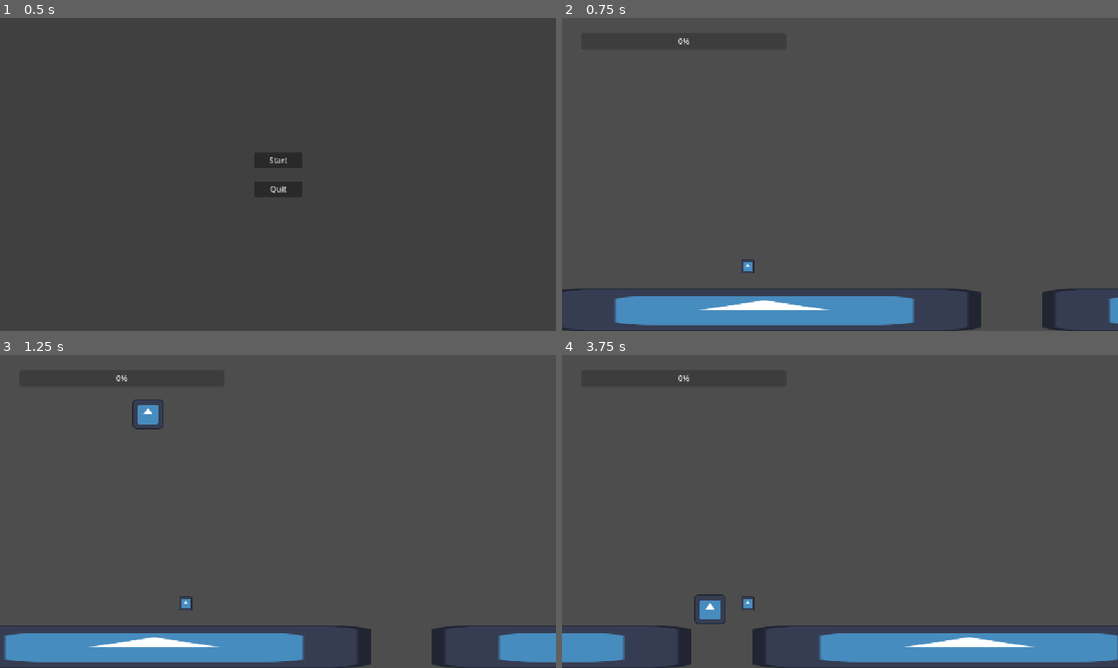
Above: before the commit, frames 1-4 (two rows, left to right).
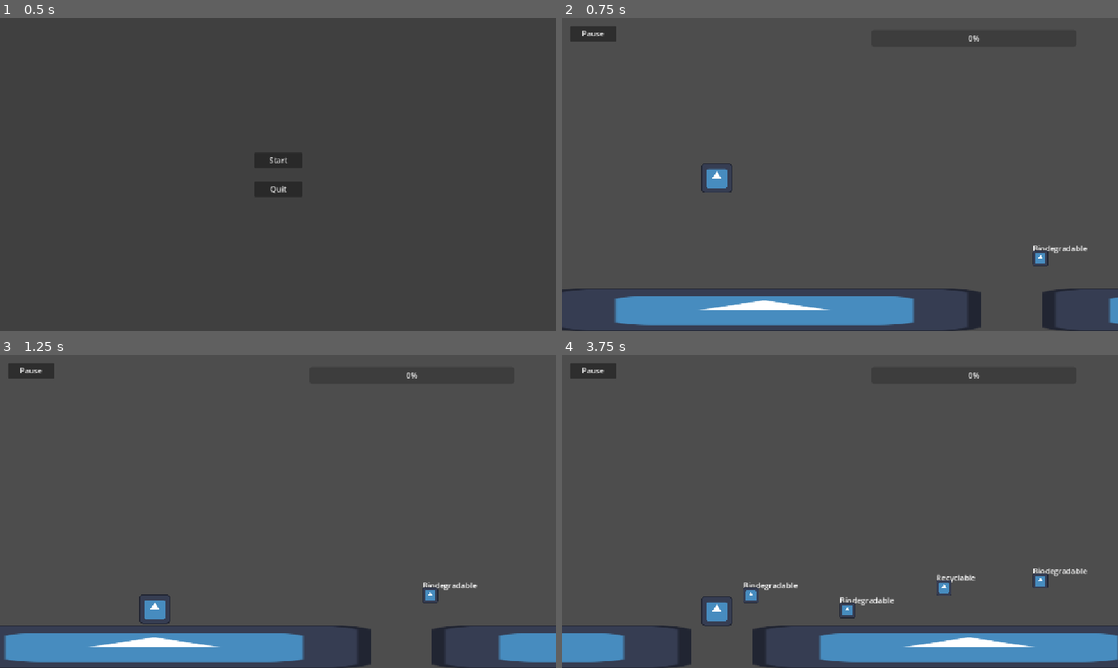
Above: after the commit, the same moments.

Repository: wends05/trash-trek
Game: Godot game, scene res://scenes/MainMenu.tscn
Two runs of this game, one before a commit and one after it. Both use one fixed random seed, a clock stepped at 60 frames per second and the inputs below. The engine's default icon, where the game draws it, is replaced by a stand-in: a white triangle on a blue panel in a dark square.
Inputs:
- Up to frame 1 (0.5 s): no input
- Up to frame 2 (0.75 s): click "Start" at 0.5 s
- Up to frame 3 (1.25 s): no input
- Up to frame 4 (3.75 s): tap Enter (ui_accept) at 1.25, 1.52, 2.27 s

Frame 1 is identical in both runs. In frame 2, 0.9% of the frame differs, in the area x 1-95%, y 2-82%; in frame 3, 1.1%; in frame 4, 1.4%, in the area x 1-95%, y 2-87%.
Error before the commit: Invalid access to property or key 'energy_changed' on a base object of type 'Node (game.gd)'. (res://scripts/energy.gd:7)

Commit message:
trash spawner logic, trash remover logic, trash collection logic, temporary display logic, physics layers

Diff:
--- a/project.godot
+++ b/project.godot
@@ -41,3 +41,9 @@
 , Object(InputEventJoypadMotion,"resource_local_to_scene":false,"resource_name":"","device":0,"axis":0,"axis_value":1.0,"script":null)
 ]
 }
+
+[layer_names]
+
+2d_physics/layer_1="Player"
+2d_physics/layer_2="Terrain"
+2d_physics/layer_3="Trash"
--- a/scenes/Energy.tscn
+++ b/scenes/Energy.tscn
@@ -3,9 +3,7 @@
 [ext_resource type="Script" uid="uid://clw2lea18gqug" path="res://scripts/energy.gd" id="1_eb132"]
 
 [node name="EnergyBar" type="ProgressBar"]
-offset_left = 39.0
-offset_top = 30.0
-offset_right = 464.0
-offset_bottom = 65.0
+offset_right = 425.0
+offset_bottom = 35.0
 step = 1.0
 script = ExtResource("1_eb132")
--- a/scenes/Main.tscn
+++ b/scenes/Main.tscn
@@ -1,30 +1,52 @@
-[gd_scene load_steps=6 format=3 uid="uid://bjlwocmldl2p1"]
+[gd_scene load_steps=9 format=3 uid="uid://bjlwocmldl2p1"]
 
 [ext_resource type="Script" uid="uid://djvk4e4r7ppdn" path="res://scripts/main.gd" id="1_h6nst"]
 [ext_resource type="PackedScene" uid="uid://dyac4ihj46tig" path="res://scenes/Player.tscn" id="1_nbc6x"]
-[ext_resource type="PackedScene" uid="uid://dqgiuo0067y6w" path="res://scenes/trash.tscn" id="3_0bbpv"]
-[ext_resource type="PackedScene" path="res://scenes/Energy.tscn" id="4_rarhs"]
+[ext_resource type="PackedScene" uid="uid://decqbrmnhe0kb" path="res://scenes/Energy.tscn" id="4_rarhs"]
+[ext_resource type="PackedScene" uid="uid://b1mx2y7p6cxdw" path="res://scenes/trash_spawner.tscn" id="5_vcsgt"]
+[ext_resource type="Script" uid="uid://go4n0wcu27jd" path="res://scripts/trash_remover.gd" id="6_c01mt"]
+[ext_resource type="PackedScene" uid="uid://cnvc3c5c6c8mj" path="res://scenes/ui.tscn" id="7_nxtc6"]
 
 [sub_resource type="RectangleShape2D" id="RectangleShape2D_nbc6x"]
 size = Vector2(1139.5, 66)
+
+[sub_resource type="RectangleShape2D" id="RectangleShape2D_nxtc6"]
+size = Vector2(20, 328)
 
 [node name="Main" type="Node2D"]
 script = ExtResource("1_h6nst")
 
 [node name="Energy" parent="." instance=ExtResource("4_rarhs")]
+offset_left = 640.0
+offset_top = 24.0
+offset_right = 1065.0
+offset_bottom = 59.0
 
-[node name="Player" parent="." instance=ExtResource("1_nbc6x")]
-position = Vector2(306, -89)
+[node name="Player" parent="." node_paths=PackedStringArray("energy_bar") instance=ExtResource("1_nbc6x")]
+position = Vector2(320, 320)
+energy_bar = NodePath("../Energy")
 
 [node name="TerrainManager" type="Node2D" parent="."]
 
-[node name="Scaffholding" type="StaticBody2D" parent="."]
-collision_layer = 3
-collision_mask = 3
+[node name="Scaffolding" type="StaticBody2D" parent="."]
+collision_layer = 2
+collision_mask = 0
 
-[node name="CollisionShape2D" type="CollisionShape2D" parent="Scaffholding"]
+[node name="CollisionShape2D" type="CollisionShape2D" parent="Scaffolding"]
 position = Vector2(573.25, 614)
 shape = SubResource("RectangleShape2D_nbc6x")
 
-[node name="Trash" parent="." instance=ExtResource("3_0bbpv")]
-position = Vector2(324, 488)
+[node name="TrashSpawner" parent="." node_paths=PackedStringArray("main") instance=ExtResource("5_vcsgt")]
+main = NodePath("..")
+
+[node name="TrashRemover" type="Area2D" parent="."]
+position = Vector2(-24, 520)
+script = ExtResource("6_c01mt")
+
+[node name="CollisionShape2D" type="CollisionShape2D" parent="TrashRemover"]
+position = Vector2(-32, -40)
+shape = SubResource("RectangleShape2D_nxtc6")
+
+[node name="UI" parent="." instance=ExtResource("7_nxtc6")]
+
+[connection signal="area_entered" from="TrashRemover" to="TrashRemover" method="_on_area_entered"]
--- a/scenes/Player.tscn
+++ b/scenes/Player.tscn
@@ -10,7 +10,7 @@
 size = Vector2(48, 48)
 
 [node name="Player" type="CharacterBody2D"]
-collision_mask = 2
+collision_mask = 6
 script = ExtResource("1_62i1b")
 
 [node name="AnimatedSprite2D" type="AnimatedSprite2D" parent="."]
@@ -27,8 +27,9 @@
 shape = SubResource("RectangleShape2D_y30ri")
 
 [node name="TrashCollectionArea" type="Area2D" parent="."]
+collision_mask = 6
 
 [node name="Shape" type="CollisionShape2D" parent="TrashCollectionArea"]
 shape = SubResource("RectangleShape2D_v6fml")
 
-[connection signal="body_entered" from="TrashCollectionArea" to="." method="_on_trash_collection_area_body_entered"]
+[connection signal="area_entered" from="TrashCollectionArea" to="." method="_on_trash_collection_area_area_entered"]
--- a/scenes/terrains/Terrain1.tscn
+++ b/scenes/terrains/Terrain1.tscn
@@ -1,15 +1,19 @@
-[gd_scene load_steps=3 format=3 uid="uid://dojoskcwuf8np"]
+[gd_scene load_steps=5 format=3 uid="uid://dojoskcwuf8np"]
 
 [ext_resource type="Texture2D" uid="uid://yahya1nksguv" path="res://icon.svg" id="1_0fxf8"]
+[ext_resource type="Script" uid="uid://b4wp3jwnnilir" path="res://scripts/ground_area.gd" id="3_q0p4e"]
 
 [sub_resource type="RectangleShape2D" id="RectangleShape2D_w20fd"]
 size = Vector2(898.5, 91)
 
-[node name="Terraain1" type="Node2D"]
+[sub_resource type="RectangleShape2D" id="RectangleShape2D_s3xfo"]
+size = Vector2(893, 85)
+
+[node name="Terrain1" type="Node2D"]
 
 [node name="StaticBody2D" type="StaticBody2D" parent="."]
-collision_layer = 3
-collision_mask = 3
+collision_layer = 2
+collision_mask = 4
 
 [node name="Sprite2D" type="Sprite2D" parent="StaticBody2D"]
 position = Vector2(452, 603.5)
@@ -19,3 +23,15 @@
 [node name="CollisionShape2D" type="CollisionShape2D" parent="StaticBody2D"]
 position = Vector2(450, 602)
 shape = SubResource("RectangleShape2D_w20fd")
+
+[node name="GroundAreaGroup" type="Node2D" parent="."]
+
+[node name="GroundArea1" type="Area2D" parent="GroundAreaGroup"]
+collision_layer = 2
+collision_mask = 4
+script = ExtResource("3_q0p4e")
+ground_y = 528
+
+[node name="CollisionShape2D" type="CollisionShape2D" parent="GroundAreaGroup/GroundArea1"]
+position = Vector2(449.5, 597.5)
+shape = SubResource("RectangleShape2D_s3xfo")
--- a/scenes/terrains/Terrain2.tscn
+++ b/scenes/terrains/Terrain2.tscn
@@ -1,6 +1,7 @@
-[gd_scene load_steps=4 format=3 uid="uid://dnn5lgq0liff4"]
+[gd_scene load_steps=7 format=3 uid="uid://dnn5lgq0liff4"]
 
 [ext_resource type="Texture2D" uid="uid://yahya1nksguv" path="res://icon.svg" id="1_ny86d"]
+[ext_resource type="Script" uid="uid://b4wp3jwnnilir" path="res://scripts/ground_area.gd" id="3_x1ouo"]
 
 [sub_resource type="RectangleShape2D" id="RectangleShape2D_roftw"]
 size = Vector2(284, 66.5)
@@ -8,11 +9,17 @@
 [sub_resource type="RectangleShape2D" id="RectangleShape2D_ny86d"]
 size = Vector2(519.5, 64)
 
+[sub_resource type="RectangleShape2D" id="RectangleShape2D_wdjee"]
+size = Vector2(281, 61)
+
+[sub_resource type="RectangleShape2D" id="RectangleShape2D_x1ouo"]
+size = Vector2(525, 65)
+
 [node name="Terrain2" type="Node2D"]
 
 [node name="StaticBody2D" type="StaticBody2D" parent="."]
-collision_layer = 3
-collision_mask = 3
+collision_layer = 2
+collision_mask = 5
 
 [node name="Sprite2D" type="Sprite2D" parent="StaticBody2D"]
 position = Vector2(144, 612)
@@ -25,8 +32,8 @@
 
 [node name="StaticBody2D2" type="StaticBody2D" parent="."]
 position = Vector2(0, 2)
-collision_layer = 3
-collision_mask = 3
+collision_layer = 2
+collision_mask = 5
 
 [node name="Sprite2D" type="Sprite2D" parent="StaticBody2D2"]
 position = Vector2(698.5, 613)
@@ -36,3 +43,17 @@
 [node name="CollisionShape2D" type="CollisionShape2D" parent="StaticBody2D2"]
 position = Vector2(698, 614)
 shape = SubResource("RectangleShape2D_ny86d")
+
+[node name="TrashDetector" type="Area2D" parent="."]
+collision_layer = 2
+collision_mask = 4
+script = ExtResource("3_x1ouo")
+ground_y = 560
+
+[node name="CollisionShape2D" type="CollisionShape2D" parent="TrashDetector"]
+position = Vector2(139.5, 609.5)
+shape = SubResource("RectangleShape2D_wdjee")
+
+[node name="CollisionShape2D2" type="CollisionShape2D" parent="TrashDetector"]
+position = Vector2(697.5, 615.5)
+shape = SubResource("RectangleShape2D_x1ouo")
--- a/scenes/trash.tscn
+++ b/scenes/trash.tscn
@@ -4,18 +4,29 @@
 [ext_resource type="Texture2D" uid="uid://yahya1nksguv" path="res://icon.svg" id="2_exrr5"]
 
 [sub_resource type="RectangleShape2D" id="RectangleShape2D_exrr5"]
-size = Vector2(28, 30)
+size = Vector2(32, 32)
 
-[node name="Trash" type="Area2D"]
+[node name="Trash" type="Node2D"]
 script = ExtResource("1_21d64")
 
-[node name="CollisionShape2D" type="CollisionShape2D" parent="."]
-position = Vector2(60, 26)
+[node name="Label" type="Label" parent="."]
+offset_left = -16.0
+offset_top = -32.0
+offset_right = 24.0
+offset_bottom = -9.0
+
+[node name="Area" type="Area2D" parent="."]
+collision_layer = 4
+collision_mask = 3
+
+[node name="CollisionShape2D" type="CollisionShape2D" parent="Area"]
+position = Vector2(0, 4.76837e-07)
 shape = SubResource("RectangleShape2D_exrr5")
+debug_color = Color(7.70092e-07, 0.317908, 0.37484, 0.42)
 
-[node name="Sprite2D" type="Sprite2D" parent="."]
-position = Vector2(60, 26)
-scale = Vector2(0.210938, 0.226563)
+[node name="Sprite2D" type="Sprite2D" parent="Area"]
+position = Vector2(-1.90735e-06, 1.3113e-06)
+scale = Vector2(0.25, 0.25)
 texture = ExtResource("2_exrr5")
 
-[connection signal="body_entered" from="." to="." method="_on_body_entered"]
+[connection signal="body_entered" from="Area" to="." method="_on_area_body_entered"]
--- /dev/null
+++ b/scenes/trash_spawner.tscn
@@ -0,0 +1,8 @@
+[gd_scene load_steps=2 format=3 uid="uid://b1mx2y7p6cxdw"]
+
+[ext_resource type="Script" uid="uid://dbr50fgxiiw06" path="res://scripts/trash_spawner.gd" id="1_nrx2f"]
+
+[node name="TrashSpawner" type="Node2D"]
+script = ExtResource("1_nrx2f")
+
+[node name="Timer" type="Timer" parent="."]
--- a/scripts/game.gd
+++ b/scripts/game.gd
@@ -1,10 +1,17 @@
 extends Node
+
+signal energy_changed(value: int)
 
 var energy = 0
 var max_energy = 100
 
-var trash_count = 0
+signal trash_collected
 
 var collected_biodegradable = 0
 var collected_recyclable = 0
 var collected_toxic_waste = 0
+
+func add_energy(energy_bar: EnergyBar, amount: float) -> void:
+	var energy_value = energy_bar.value
+	energy_value = clamp(energy_value + amount, 0, 100)
+	energy_bar.value = lerp(energy_bar.value, energy_value, 1)
--- /dev/null
+++ b/scripts/ground_area.gd
@@ -0,0 +1,15 @@
+extends Area2D
+
+class_name GroundArea
+
+@export var ground_y: int
+
+func _ready() -> void:
+	area_entered.connect(detect_area)
+
+func detect_area(area:Area2D):
+	if area.get_parent() is Trash:
+		bring_trash_to_ground(area.get_parent())
+
+func bring_trash_to_ground(trash: Trash):
+	trash.global_position.y = ground_y
--- a/scripts/main.gd
+++ b/scripts/main.gd
@@ -1,4 +1,6 @@
 extends Node2D
+
+class_name Main
 
 @export var speed: float = 200
 @export var terrain_width: int = 1024
--- a/scripts/player.gd
+++ b/scripts/player.gd
@@ -1,6 +1,8 @@
 extends CharacterBody2D
 
 class_name Player
+
+@export var energy_bar: EnergyBar
 
 const SPEED = 300.0
 const JUMP_VELOCITY = -400.0
@@ -21,17 +23,22 @@
 	if not is_on_floor():
 		velocity += get_gravity() * delta
 
-
-func _on_trash_collection_area_body_entered(body: Node2D) -> void:
-	if body is Trash:
-		var trash_type = body.type
-		print_debug("Collected Trash: " + trash_type)
-		increment_trash(trash_type)
-
 func increment_trash(type: Utils.TrashType):
 	if type == Utils.TrashType.Recyclable:
 		Game.collected_recyclable += 1
+		Game.add_energy(energy_bar, 2)
 	if type == Utils.TrashType.Biodegradable:
 		Game.collected_biodegradable += 1
+		Game.add_energy(energy_bar, 3)
 	if type == Utils.TrashType.ToxicWaste:
 		Game.collected_toxic_waste += 1
+		Game.add_energy(energy_bar, 5)
+
+
+func _on_trash_collection_area_area_entered(area: Area2D) -> void:
+	if area.get_parent() is Trash:
+		var trash : Trash = area.get_parent()
+		var trash_type = trash.type
+		increment_trash(trash_type)
+		Game.trash_collected.emit()
+		trash.remove()
--- a/scripts/trash.gd
+++ b/scripts/trash.gd
@@ -1,23 +1,22 @@
-extends Area2D
+extends Node2D
 
 class_name Trash
 
-@export var type: Utils.TrashType
+@export var type: Utils.TrashType = Utils.TrashType.Recyclable
+@export var main: Main
 
-@onready var energy_bar: ProgressBar = $"../Energy"
-var energy_value: float = 0.0
+@onready var area = $Area
 
 func _ready() -> void:
 	add_to_group("Trash")
 
-func add_energy(amount: float) -> void:
-	energy_value = clamp(energy_value + amount, 0, 100)
-	energy_bar.value = lerp(energy_bar.value, energy_value, 1)
+	if not main:
+		main = get_tree().get_root().get_node("Main")
 
-func _on_body_entered(body: Node) -> void:
-	pick_trash(body)
+	$Label.text = "%s" % Utils.get_enum_name(Utils.TrashType, type)
 
-func pick_trash(player: Node):
-	if player.is_in_group('Player'):
-		add_energy(20)
-		queue_free()
+func _physics_process(delta: float) -> void:
+	position.x -= main.speed * delta
+
+func remove():
+	queue_free()
--- /dev/null
+++ b/scripts/trash_remover.gd
@@ -0,0 +1,8 @@
+extends Node2D
+
+class_name TrashRemover
+
+func _on_area_entered(area: Area2D) -> void:
+	if area.get_parent() is Trash:
+		var trash : Trash = area.get_parent()
+		trash.remove()
--- /dev/null
+++ b/scripts/trash_spawner.gd
@@ -0,0 +1,24 @@
+extends Node2D
+
+class_name TrashSpawner
+
+@export var main: Main
+@onready var timer: Timer = $Timer
+
+func create_trash():
+	var random_item = randi_range(1, 9)
+	var trash = preload("res://scenes/trash.tscn").instantiate()
+	trash.global_position.x = main.terrain_width
+	trash.global_position.y = randi_range(448, 584)
+
+	var randtype = randi_range(0, 2)
+
+	trash.type = randtype
+
+	add_child(trash)
+	timer.start(1)
+	await timer.timeout
+	create_trash()
+
+func _ready() -> void:
+	create_trash()
--- /dev/null
+++ b/scripts/ui.gd
@@ -0,0 +1,17 @@
+extends Control
+
+class_name UI
+
+func _ready() -> void:
+	Game.trash_collected.connect(update_trash_counts)
+
+func update_trash_counts():
+	$TempTrashCount.text =\
+	"rec: %s
+	bio: %s
+	tox: %s
+	" % [
+		Game.collected_recyclable,
+		Game.collected_biodegradable,
+		Game.collected_toxic_waste
+	]
Not shown, added: scripts/energy.gd.uid
Not shown, added: scripts/ground_area.gd.uid
Not shown, added: scripts/trash_remover.gd.uid
Not shown, added: scripts/trash_spawner.gd.uid
Not shown, added: scripts/ui.gd.uid
